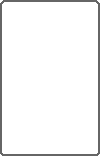
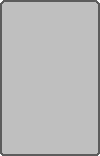
Two versions of the same layered image (100px x 156px). Layer-by-layer changes:
added layer "Preenchimento" (25%) above "Borda" over [0, 0, 100, 156]
